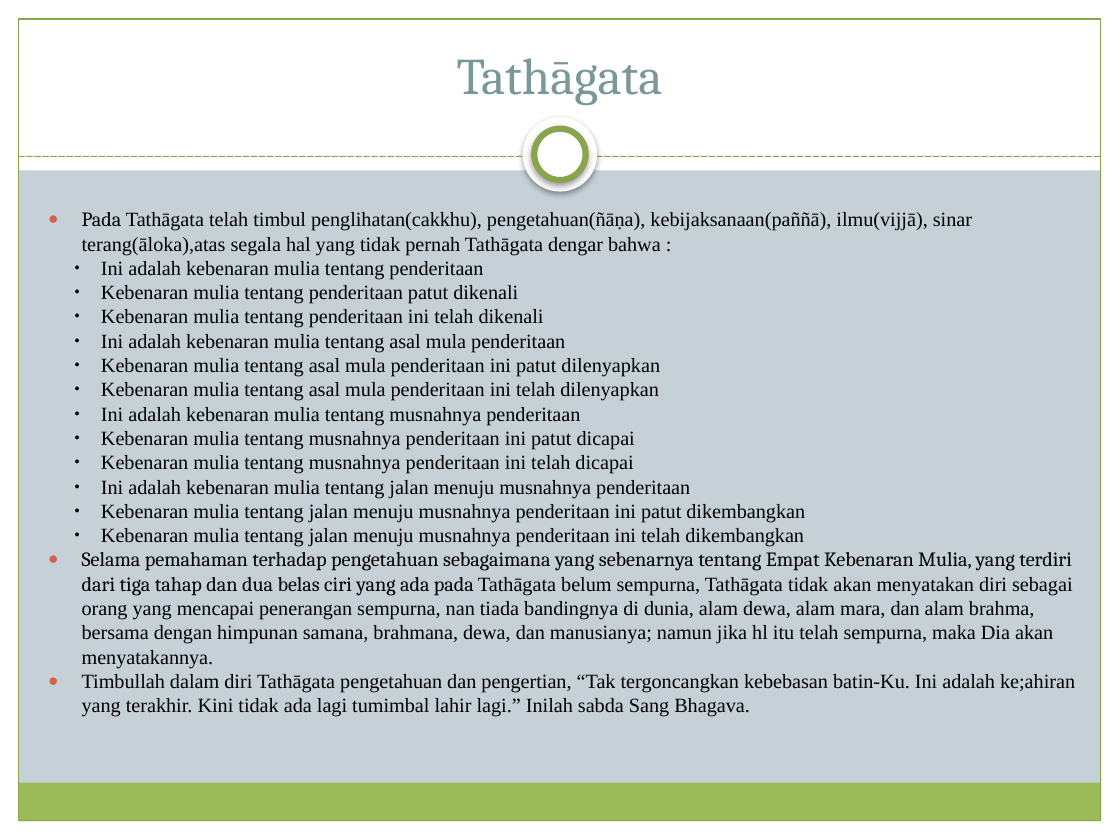
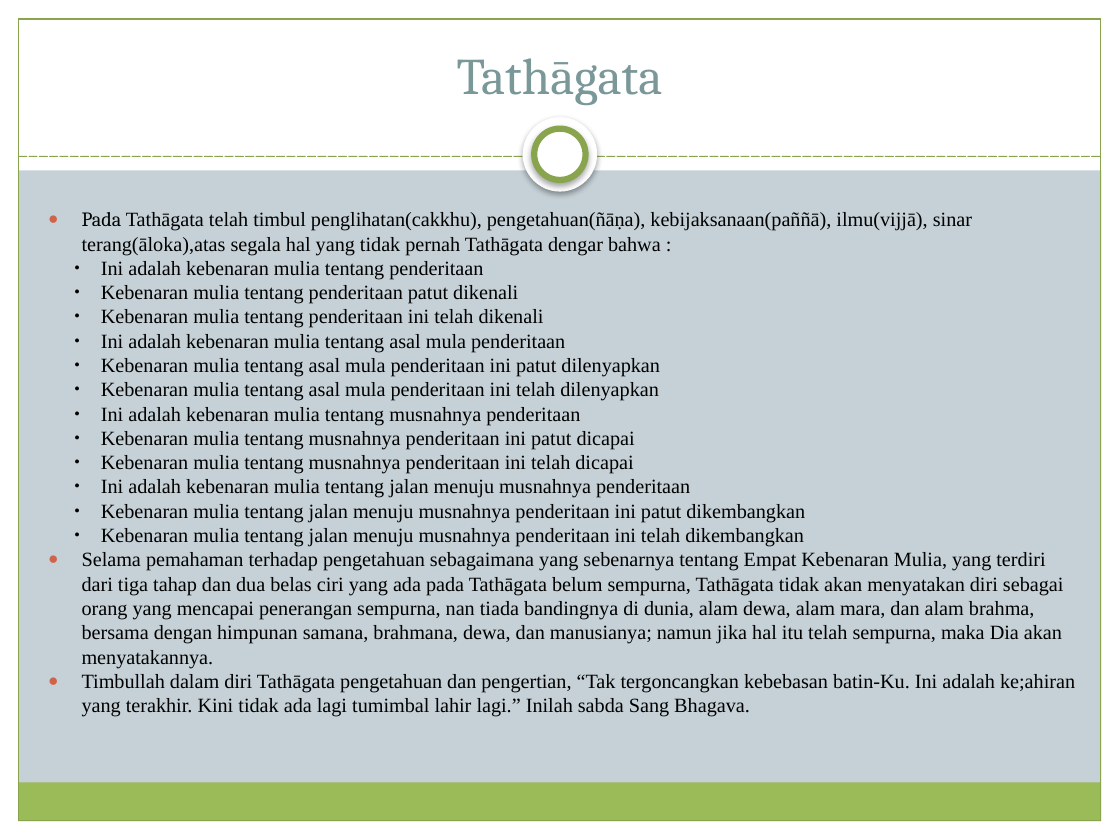
Before and after one commit to Galang23/galang23.github.io, a slide deck: slide 6 of tugas-sekolah/Agama/Khotbah Pertama.pptx. Drawn at 1120x840 pixels with LibreOffice and Linux fonts; fonts in the diff are those of the drawing. Boxes give left, top, right and bottom in pixels: in the first picture for what was removed or moved away, otherwise in the second. Text is boxed around its words. In the diff, an @@ line names an element or a change of style, - is before the commit and + after.

```diff
--- a/tugas-sekolah/Agama/Khotbah Pertama.pptx
+++ b/tugas-sekolah/Agama/Khotbah Pertama.pptx
@@ text at [82,552,1064,668]: text changed @@
-● Selama pemahaman terhadap pengetahuan sebagaimana yang sebenarnya tentang Empat Kebenaran Mulia, yang terdiri dari tiga tahap dan dua belas ciri yang ada pada Tathāgata belum sempurna, Tathāgata tidak akan menyatakan diri sebagai orang yang mencapai penerangan sempurna, nan tiada bandingnya di dunia, alam dewa, alam mara, dan alam brahma, bersama dengan himpunan samana, brahmana, dewa, dan manusianya; namun jika hl itu telah sempurna, maka Dia akan menyatakannya.
+● Selama pemahaman terhadap pengetahuan sebagaimana yang sebenarnya tentang Empat Kebenaran Mulia, yang terdiri dari tiga tahap dan dua belas ciri yang ada pada Tathāgata belum sempurna, Tathāgata tidak akan menyatakan diri sebagai orang yang mencapai penerangan sempurna, nan tiada bandingnya di dunia, alam dewa, alam mara, dan alam brahma, bersama dengan himpunan samana, brahmana, dewa, dan manusianya; namun jika hal itu telah sempurna, maka Dia akan menyatakannya.
```
Also in this commit, not shown: 2 other slides changed.
